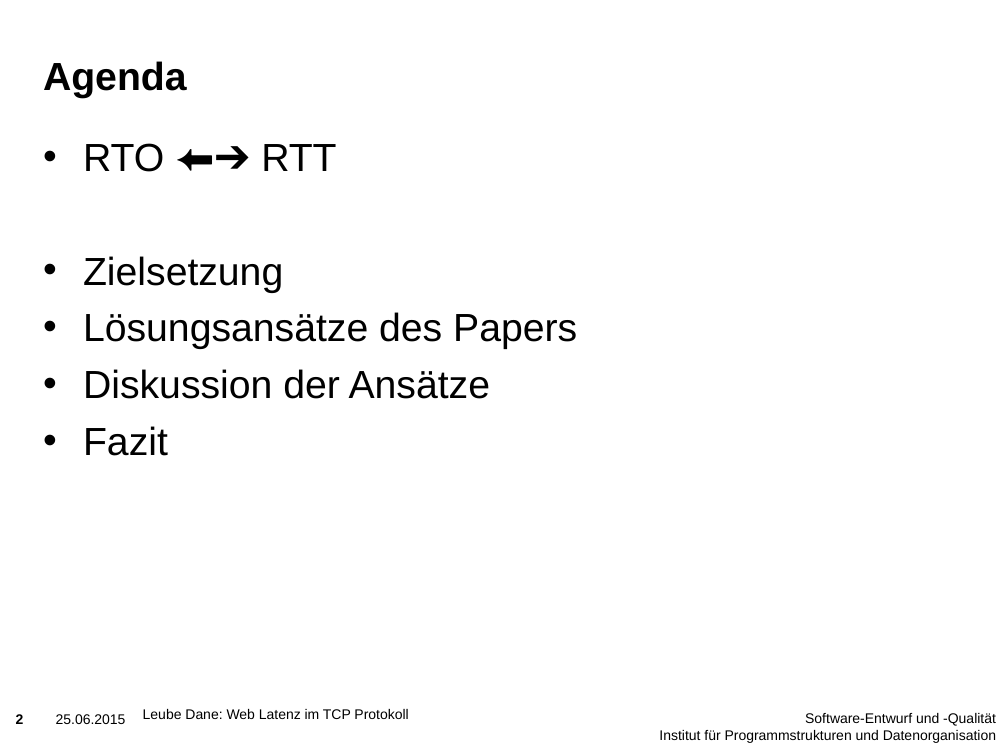
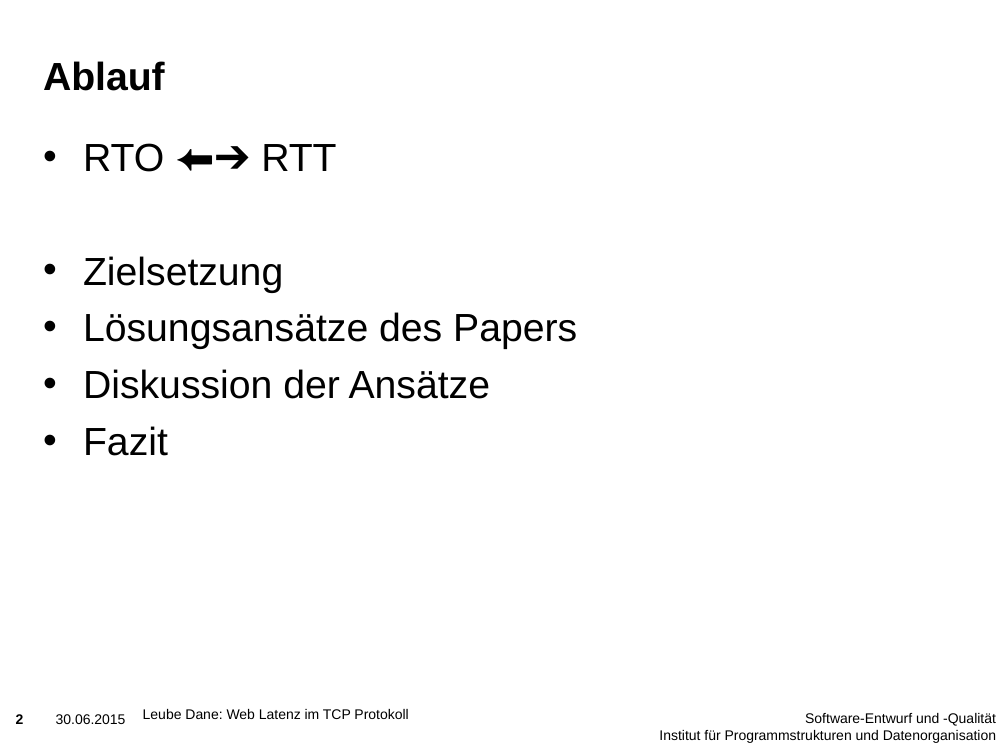
Before and after one commit to holzleube/hotTopics, a slide deck: slide 2 of Vortrag/Vortrag.pptx. Drawn at 1008x756 pixels with LibreOffice and Linux fonts; fonts in the diff are those of the drawing; background and template pictures are left out. Boxes give left, top, right and bottom in pixels: in the first picture for what was removed or moved away, otherwise in the second. Text is boxed around its words. In the diff, an @@ line names an element or a change of style, - is before the commit and + after.

```diff
--- a/Vortrag/Vortrag.pptx
+++ b/Vortrag/Vortrag.pptx
@@ title at box(43, 61, 165, 91): text changed @@
-Agenda
+Ablauf
@@ text at box(56, 714, 126, 724): text changed @@
-25.06.2015
+30.06.2015
```
Also in this commit, not shown: 11 other slides changed.
